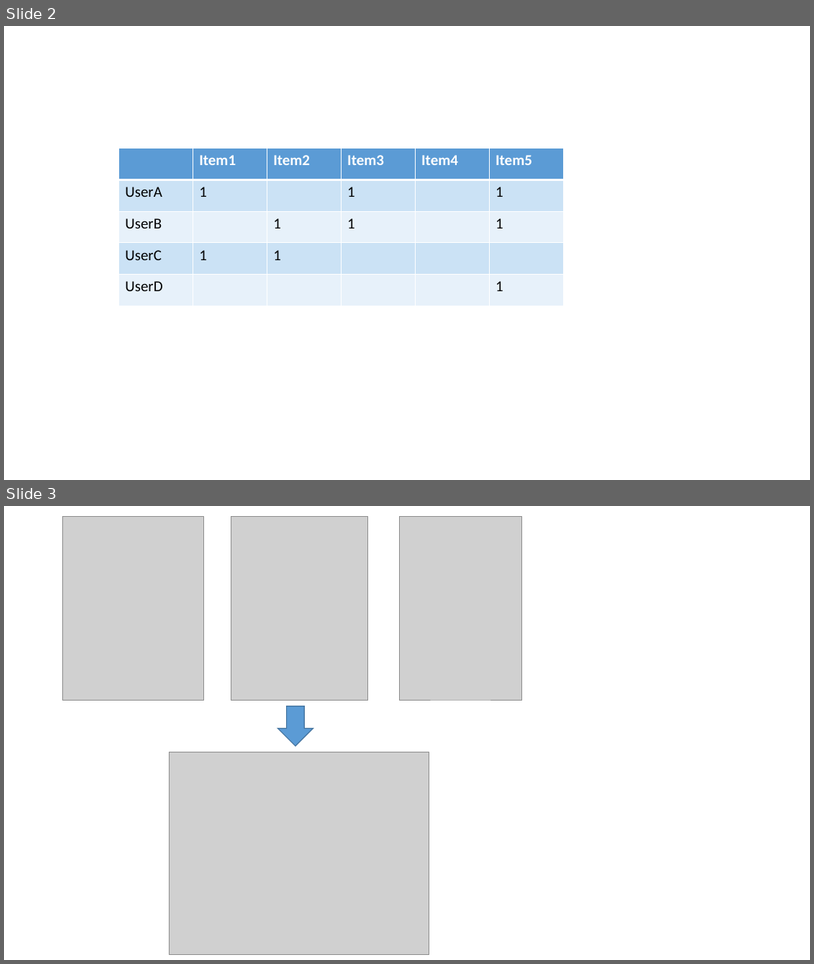
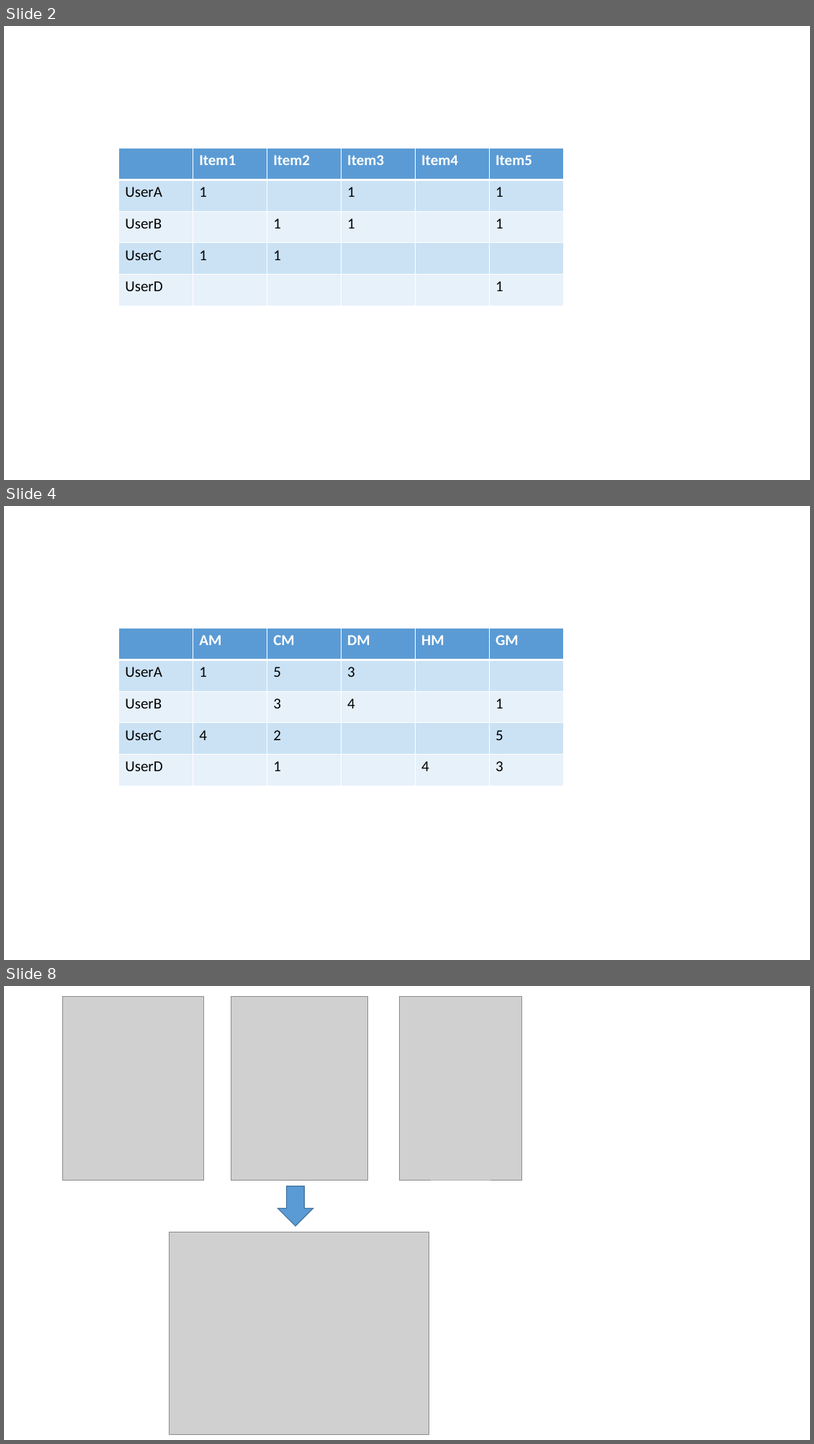
Before and after one commit to we333/m2_paper, a slide deck: ppt.pptx. Shown one above the other, each under a label of ours: slides 2 and 3 before the commit, slides 2, 4 and 8 after it; the slides between them are not shown. The pictures are 814x964 and 814x1444 pixels, drawn with LibreOffice and Linux fonts; fonts in the diff are those of the drawing; grey boxes stand for pictures. Boxes give left, top, right and bottom in pixels: in the first picture for what was removed or moved away, otherwise in the second. Text is boxed around its words. In the diff, an @@ line names an element or a change of style, - is before the commit and + after.

```diff
--- a/ppt.pptx
+++ b/ppt.pptx
@@ slide 4 added at (4, 506, 810, 960), background #FFFFFF @@
@@ table added at (119, 628, 566, 786), 5 rows, 6 columns @@
+ | AM | CM | DM | HM | GM
+UserA | 1 | 5 | 3 |  | 
+UserB |  | 3 | 4 |  | 1
+UserC | 4 | 2 |  |  | 5
+UserD |  | 1 |  | 4 | 3
@@ what was slide 3 is now slide 8 @@
```
Also in this commit, not shown: 4 other slides added, 1 other file.
